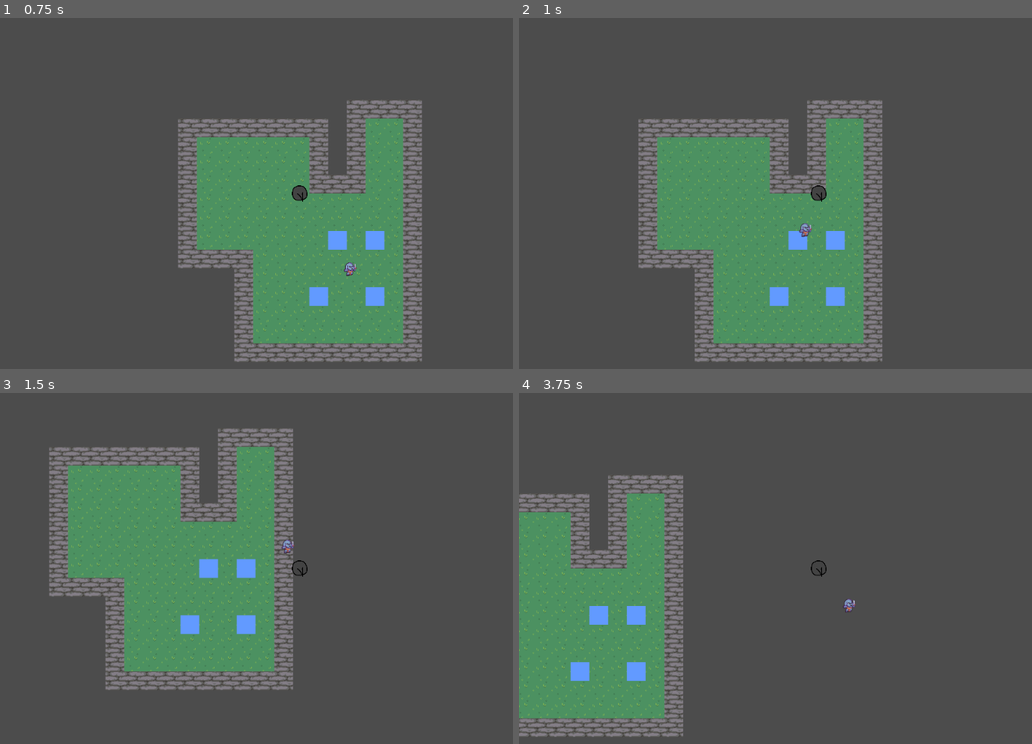
Above: before the commit, frames 1-4 (two rows, left to right).
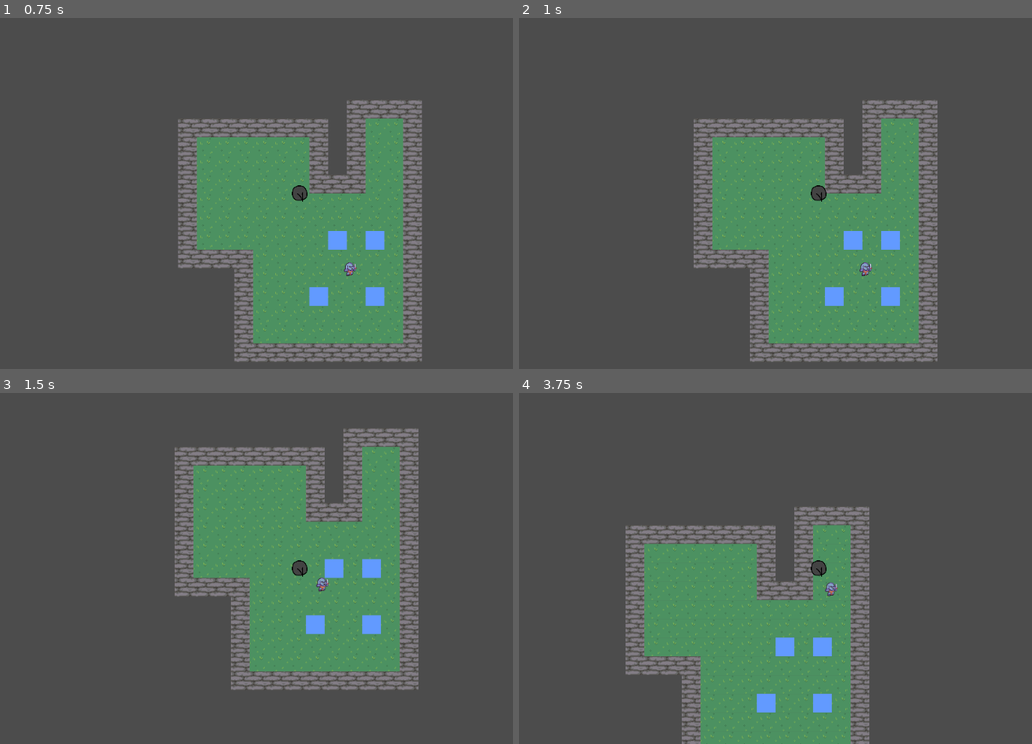
Above: after the commit, the same moments.

Repository: Lanilor53/wh-godot
Game: Godot game, scene res://Scenes/Main.tscn
Same seed, same stepped clock (60 frames per second), same inputs: the game is played once before the commit and once after it.
Inputs:
- Up to frame 1 (0.75 s): tap Enter at 0.5 s; hold D (move_right) from 0.53 s (still down)
- Up to frame 2 (1 s): keep holding D (move_right)
- Up to frame 3 (1.5 s): release D (move_right) at 1.28 s; hold S (move_down) from 1.28 s (still down)
- Up to frame 4 (3.75 s): release S (move_down) at 2.03 s; hold D (move_right) 2.03-2.78 s; hold W (move_up) 2.78-3.53 s; hold A (move_left) from 3.53 s (still down)

Frame 1 is identical in both runs. In frame 2, 22% of the frame differs, in the area x 23-82%, y 23-98%; in frame 3, 38%; in frame 4, 39%, in the area x 0-69%, y 23-100%.

Commit message:
Add collision for all entities

Diff:
--- a/Scenes/Enemy.gd
+++ b/Scenes/Enemy.gd
@@ -1,4 +1,4 @@
-extends Node2D
+extends KinematicBody2D
 
 var player
 var SPEED = 300
@@ -14,4 +14,4 @@
 		var velocity = self.position.direction_to(player.position)
 		if velocity.length() > 0:
 			velocity = velocity.normalized() * SPEED
-		self.position += velocity * delta
+		move_and_slide(velocity)
--- a/Scenes/Enemy.tscn
+++ b/Scenes/Enemy.tscn
@@ -86,10 +86,16 @@
 "speed": 15.0
 } ]
 
-[node name="Enemy" type="Node2D"]
+[sub_resource type="CapsuleShape2D" id=17]
+height = 2.0
+
+[node name="Enemy" type="KinematicBody2D"]
 z_index = 1
 script = ExtResource( 2 )
 
 [node name="AnimatedSprite" type="AnimatedSprite" parent="."]
 frames = SubResource( 16 )
 frame = 10
+
+[node name="CollisionShape2D" type="CollisionShape2D" parent="."]
+shape = SubResource( 17 )
--- a/Scripts/Player.gd
+++ b/Scripts/Player.gd
@@ -24,10 +24,7 @@
 
 	if velocity.length() > 0:
 		velocity = velocity.normalized() * speed
-
-	position += velocity * delta
-
-
+		move_and_slide(velocity)
 
 
 # Called every frame. 'delta' is the elapsed time since the previous frame.
Not shown: 1 places in Scenes/Enemy.tscn that only renumber resources
